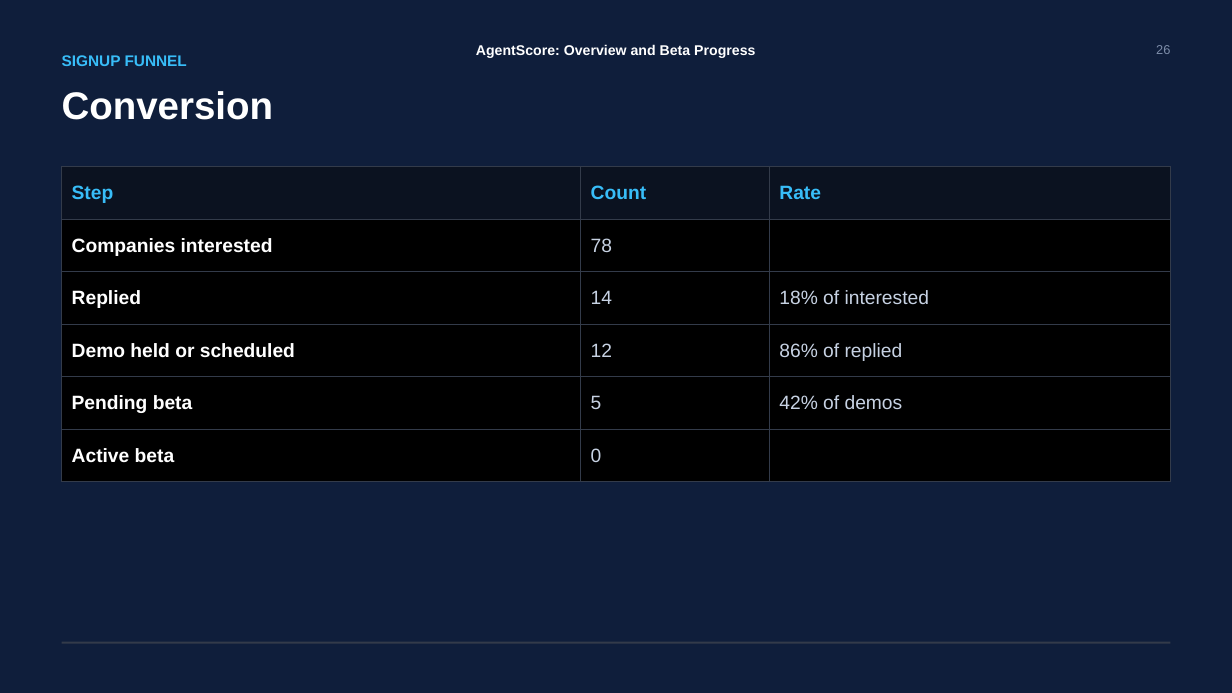
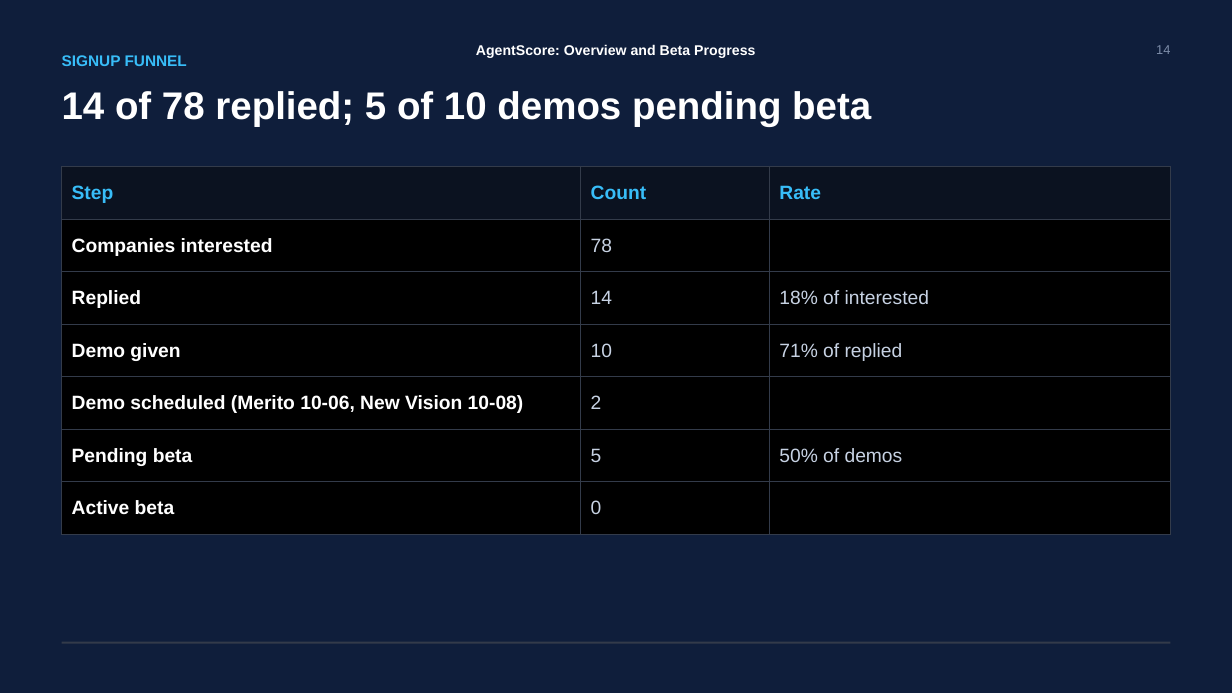
Before and after one commit to ADemers-tricentis/agent-score, a slide deck: slide 12 of docs/decks/AgentScore - Overview and Pipeline Status.pptx (slide 26 before the commit). Drawn at 1232x693 pixels with LibreOffice and Linux fonts; fonts in the diff are those of the drawing; background and template pictures are left out. Boxes give left, top, right and bottom in pixels: in the first picture for what was removed or moved away, otherwise in the second. Text is boxed around its words. In the diff, an @@ line names an element or a change of style, - is before the commit and + after.

```diff
--- a/docs/decks/AgentScore - Overview and Pipeline Status.pptx
+++ b/docs/decks/AgentScore - Overview and Pipeline Status.pptx
@@ text at <box>1156,45,1170,54</box>: text changed @@
-26
+14
@@ text at <box>62,91,871,126</box>: text changed @@
-Conversion
+14 of 78 replied; 5 of 10 demos pending beta
@@ table at <box>62,166,1171,534</box> @@
-row 4: Demo held or scheduled | 12 | 86% of replied
-row 5: Pending beta | 5 | 42% of demos
+row 4: Demo given | 10 | 71% of replied
+row 5: Demo scheduled (Merito 10-06, New Vision 10-08) | 2 | 
+row 6: Pending beta | 5 | 50% of demos
```
Also in this commit, not shown: 19 other slides changed, 2 slides added, 3 slides removed, 24 other files.
